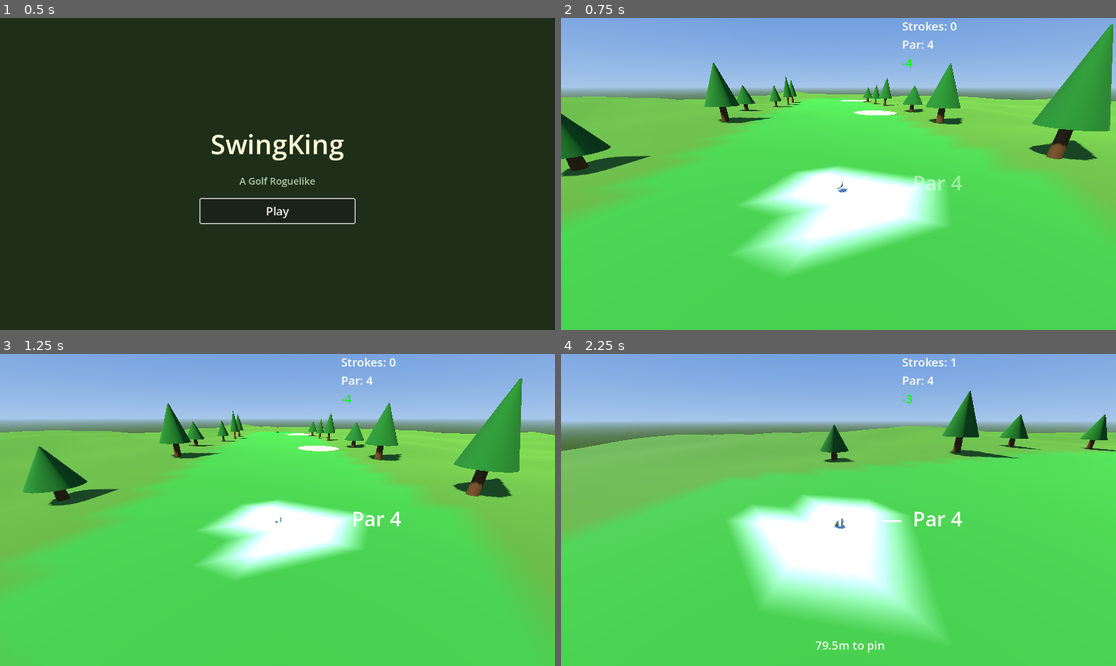
Above: before the commit, frames 1-4 (two rows, left to right).
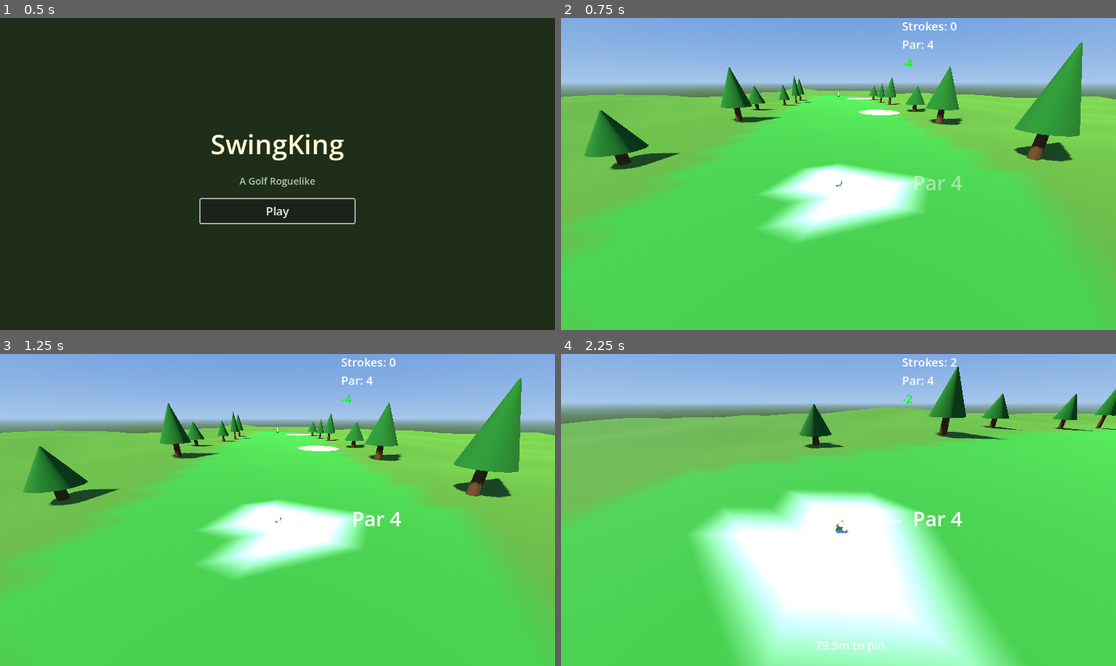
Above: after the commit, the same moments.

Repository: alexanderbenfox/golf-roguelike-godot
Game: Godot game, scene res://scenes/main_menu.tscn
Two runs of this game, one before a commit and one after it. Both use one fixed random seed, a clock stepped at 60 frames per second and the inputs below.
Inputs (mouse positions are in pixels of both pictures, inside the frame that each line leads up to):
- Up to frame 1 (0.5 s): no input
- Up to frame 2 (0.75 s): click "Play" at 0.5 s
- Up to frame 3 (1.25 s): no input
- Up to frame 4 (2.25 s): tap Enter at 1.25 s; move the mouse to (960, 494) at 1.27 s; click (960, 494) at 1.35 s; move the mouse to (727, 525) at 2.02 s; click (727, 525) at 2.1 s

Frame 1 is identical in both runs. In frame 2, 17% of the frame differs, in the area x 0-100%, y 2-82%; in frame 3, 0.2%; in frame 4, 34%, in the area x 0-100%, y 1-100%.

Commit message:
Fixed ball velocity issues, added debug overlay (F3) and updated physics to handle hills better

Diff:
--- a/camera_3d.gd
+++ b/camera_3d.gd
@@ -38,6 +38,23 @@
 var _last_follow_dir: Vector3 = Vector3.FORWARD
 
 
+## Immediately snap the camera to its orbit position around the follow target.
+## Call this after teleporting the ball (e.g. new hole) to avoid a slow lerp.
+func snap_to_target() -> void:
+	if not follow_target:
+		return
+	camera_height_offset = 0.0
+	_current_aim_lateral = 0.0
+	_current_aim_height = 0.0
+	var pos := follow_target.global_position + Vector3(
+		sin(camera_angle) * distance,
+		height,
+		cos(camera_angle) * distance
+	)
+	global_position = pos
+	look_at(follow_target.global_position + Vector3(0.0, 0.5, 0.0))
+
+
 func set_aiming(active: bool) -> void:
 	_aim_offset_active = active
 
--- a/golf_ball.gd
+++ b/golf_ball.gd
@@ -73,12 +73,21 @@
 var _ready_ring_tween: Tween
 var _shadow_decal: Decal
 
+# Brief flag to ignore cup collisions right after a position reset
+var _ignore_cup: bool = false
+
 
 # -------------------------------------------------------------------------
 # Lifecycle
 # -------------------------------------------------------------------------
 
+var _initialized: bool = false
+
 func _ready() -> void:
+	if _initialized:
+		return
+	_initialized = true
+
 	contact_monitor = true
 	max_contacts_reported = 4
 	add_to_group("ball")
@@ -283,8 +292,10 @@
 	ball_moved.emit(global_position)
 
 	if PhysicsSimulator.is_stopped(sim_state, STOP_VELOCITY_THRESHOLD):
+		sim_state.velocity = Vector3.ZERO
+		linear_velocity = Vector3.ZERO
+		angular_velocity = Vector3.ZERO
 		is_simulating = false
-		freeze = false
 		ball_trail.stop()
 		if camera and camera.has_method("stop_follow_shot"):
 			camera.stop_follow_shot()
@@ -421,14 +432,31 @@
 	get_tree().create_timer(1.5).timeout.connect(particles.queue_free)
 
 
+func _clear_ignore_cup() -> void:
+	_ignore_cup = false
+
+
 func is_at_rest() -> bool:
-	return not is_simulating and linear_velocity.length() < 0.1
+	return not is_simulating
 
 
 func reset_position(pos: Vector3) -> void:
-	global_position = pos
-	last_shot_position = pos
+	is_simulating = false
 	linear_velocity = Vector3.ZERO
 	angular_velocity = Vector3.ZERO
-	is_simulating = false
-	freeze = false
+	freeze = true
+	last_shot_position = pos
+	if sim_state:
+		sim_state.position = pos
+		sim_state.velocity = Vector3.ZERO
+	# Remove and re-add to force the physics server to pick up the new position.
+	# Setting transforms directly doesn't work after move_and_collide desync.
+	_ignore_cup = true
+	var parent_node: Node = get_parent()
+	parent_node.remove_child(self)
+	transform = Transform3D.IDENTITY
+	if parent_node is Node3D:
+		(parent_node as Node3D).global_position = pos
+	parent_node.add_child(self)
+	# Clear the cup-ignore flag after physics has settled
+	get_tree().physics_frame.connect(_clear_ignore_cup, CONNECT_ONE_SHOT)
--- a/physics_simulator.gd
+++ b/physics_simulator.gd
@@ -36,7 +36,7 @@
 		linear_damp = 1.5
 		angular_damp = 2.5
 		ball_friction = 1.0
-		ground_friction = 2.0
+		ground_friction = 0.4
 		ball_bounce = 0.6
 		ground_bounce = 0.3
 		gravity_scale = 1.0
@@ -70,6 +70,13 @@
 		new_state.is_on_ground = true
 		new_state.position.y = ground_h + params.ball_radius
 
+		# Terrain normal (flat ground = straight up)
+		var ground_normal := Vector3.UP
+		if params.terrain:
+			ground_normal = params.terrain.get_normal_at(
+				new_state.position.x, new_state.position.z
+			)
+
 		if new_state.velocity.y < 0.0:
 			var combined_bounce := params.ball_bounce * params.ground_bounce
 			new_state.velocity.y = -new_state.velocity.y * combined_bounce
@@ -78,11 +85,15 @@
 				new_state.velocity.y = 0.0
 
 		if new_state.position.y <= ground_h + params.ball_radius + 0.01:
+			# Project gravity onto slope surface to accelerate ball downhill
+			var slope_force: Vector3 = gravity_vector - ground_normal * gravity_vector.dot(ground_normal)
+			new_state.velocity += slope_force * delta
+
 			var horizontal_velocity := Vector3(new_state.velocity.x, 0.0, new_state.velocity.z)
 
 			if horizontal_velocity.length() > 0.01:
 				var combined_friction := params.ball_friction * params.ground_friction
-				var friction_force := -horizontal_velocity.normalized() * combined_friction * gravity * delta
+				var friction_force := -horizontal_velocity.normalized() * combined_friction * gravity * params.gravity_scale * delta
 
 				var new_horizontal := horizontal_velocity + friction_force
 
@@ -125,6 +136,11 @@
 
 	return positions
 
-# Check if simulation has stopped
+# Check if simulation has stopped.
+# On the ground, use a higher threshold for horizontal speed so the ball
+# doesn't creep along at near-zero speed on gentle slopes.
 static func is_stopped(state: SimulationState, threshold: float = 0.1) -> bool:
+	if state.is_on_ground:
+		var horizontal_speed: float = Vector2(state.velocity.x, state.velocity.z).length()
+		return horizontal_speed < threshold * 4.0
 	return state.velocity.length() < threshold
--- a/resources/default_golfer_stats.tres
+++ b/resources/default_golfer_stats.tres
@@ -4,4 +4,6 @@
 
 [resource]
 script = ExtResource("1")
+friction_modifier = 0.75
+bounce_modifier = 1.5
 gravity_scale = 3.8000000000000003
--- a/scripts/main.gd
+++ b/scripts/main.gd
@@ -10,6 +10,7 @@
 const UpgradeScreenScript = preload("res://scripts/ui/upgrade_screen.gd")
 const GolferStatsScript = preload("res://resources/golfer_stats.gd")
 const ScorecardUIScript = preload("res://scripts/ui/scorecard_ui.gd")
+const DebugOverlayScript = preload("res://scripts/ui/debug_overlay.gd")
 
 ## Starting stats for the golfer — edit in Inspector to tune defaults.
 @export var golfer_stats: Resource  # GolferStats
@@ -32,6 +33,7 @@
 var _upgrade_screen: UpgradeScreen
 var _distance_label: Label
 var _scorecard: Control
+var _debug_overlay: DebugOverlay
 
 
 func _ready() -> void:
@@ -66,8 +68,25 @@
 	_scorecard = ScorecardUIScript.new()
 	$UICanvas.add_child(_scorecard)
 
+	# Debug overlay (toggle with F3)
+	_debug_overlay = DebugOverlayScript.new()
+	$UICanvas.add_child(_debug_overlay)
+
 	# Start single-player session
 	_start_singleplayer()
+
+
+func _process(_delta: float) -> void:
+	if _debug_overlay and ball:
+		var speed: float = ball.sim_state.velocity.length() if ball.sim_state else 0.0
+		var stopped: bool = PhysicsSimulator.is_stopped(ball.sim_state, ball.STOP_VELOCITY_THRESHOLD) if ball.sim_state else false
+		_debug_overlay.set_value("Ball speed", "%.2f m/s" % speed)
+		_debug_overlay.set_value("Ball pos", "%.1f, %.1f, %.1f" % [ball.global_position.x, ball.global_position.y, ball.global_position.z])
+		_debug_overlay.set_value("Last tee", "%.1f, %.1f, %.1f" % [ball.last_shot_position.x, ball.last_shot_position.y, ball.last_shot_position.z])
+		_debug_overlay.set_value("On ground", str(ball.sim_state.is_on_ground) if ball.sim_state else "—")
+		_debug_overlay.set_value("Simulating", str(ball.is_simulating))
+		_debug_overlay.set_value("Is stopped", str(stopped))
+		_debug_overlay.set_value("Turn active", str(ball._turn_active))
 
 
 func _setup_environment() -> void:
@@ -153,9 +172,10 @@
 	ball.reset_position(tee_position)
 	ball.set_bounds_check(current_hole.is_out_of_bounds)
 
-	# Point camera toward the cup
+	# Point camera toward the cup and snap to position
 	var to_cup: Vector3 = layout.cup_position - tee_position
 	camera.camera_angle = atan2(-to_cup.x, -to_cup.z)
+	camera.snap_to_target()
 	var my_player: PlayerState = \
 		game_state.players.get(network_manager.get_my_peer_id()) as PlayerState
 	ball.setup_physics_params(my_player, layout.terrain_data)
@@ -165,6 +185,8 @@
 
 
 func _on_ball_entered_cup() -> void:
+	if ball._ignore_cup:
+		return
 	_spawn_cup_celebration(ball.global_position)
 	var my_id: int = network_manager.get_my_peer_id()
 	scoring_manager.complete_hole()
--- a/scripts/procedural_hole.gd
+++ b/scripts/procedural_hole.gd
@@ -50,8 +50,8 @@
 func get_tee_world_position() -> Vector3:
 	if layout.terrain_data:
 		var terrain_y: float = layout.terrain_data.get_height_at(0.0, 0.0)
-		return global_position + Vector3(0.0, terrain_y + 0.5, 0.0)
-	return global_position + Vector3(0.0, 1.0, 0.0)
+		return global_position + Vector3(0.0, terrain_y + 0.2, 0.0)
+	return global_position + Vector3(0.0, 0.7, 0.0)
 
 
 ## Returns true if `world_pos` is outside the playable area for this hole.
--- /dev/null
+++ b/scripts/ui/debug_overlay.gd
@@ -0,0 +1,62 @@
+## DebugOverlay — semi-transparent panel showing runtime debug info.
+##
+## Add entries with `set_value(key, value)` from anywhere.
+## Call `remove_value(key)` to stop showing a line.
+## Toggled with F3.
+class_name DebugOverlay
+extends PanelContainer
+
+var _label: Label
+var _entries: Dictionary = {}  # key -> String
+
+
+func _ready() -> void:
+	# Style
+	var style := StyleBoxFlat.new()
+	style.bg_color = Color(0.0, 0.0, 0.0, 0.5)
+	style.corner_radius_top_left = 4
+	style.corner_radius_top_right = 4
+	style.corner_radius_bottom_left = 4
+	style.corner_radius_bottom_right = 4
+	style.content_margin_left = 10.0
+	style.content_margin_right = 10.0
+	style.content_margin_top = 6.0
+	style.content_margin_bottom = 6.0
+	add_theme_stylebox_override("panel", style)
+
+	_label = Label.new()
+	_label.add_theme_font_size_override("font_size", 13)
+	_label.add_theme_color_override("font_color", Color(0.9, 0.95, 0.8))
+	add_child(_label)
+
+	# Top-left
+	set_anchors_and_offsets_preset(Control.PRESET_TOP_LEFT)
+	offset_left = 10.0
+	offset_top = 10.0
+
+	mouse_filter = Control.MOUSE_FILTER_IGNORE
+	visible = false
+
+
+func _unhandled_input(event: InputEvent) -> void:
+	if event is InputEventKey and event.pressed and not event.echo:
+		if (event as InputEventKey).keycode == KEY_F3:
+			visible = not visible
+			get_viewport().set_input_as_handled()
+
+
+func set_value(key: String, value: Variant) -> void:
+	_entries[key] = str(value)
+	_refresh()
+
+
+func remove_value(key: String) -> void:
+	_entries.erase(key)
+	_refresh()
+
+
+func _refresh() -> void:
+	var lines: PackedStringArray = PackedStringArray()
+	for key: String in _entries:
+		lines.append("%s: %s" % [key, _entries[key]])
+	_label.text = "\n".join(lines)
Not shown, added: scripts/ui/debug_overlay.gd.uid
